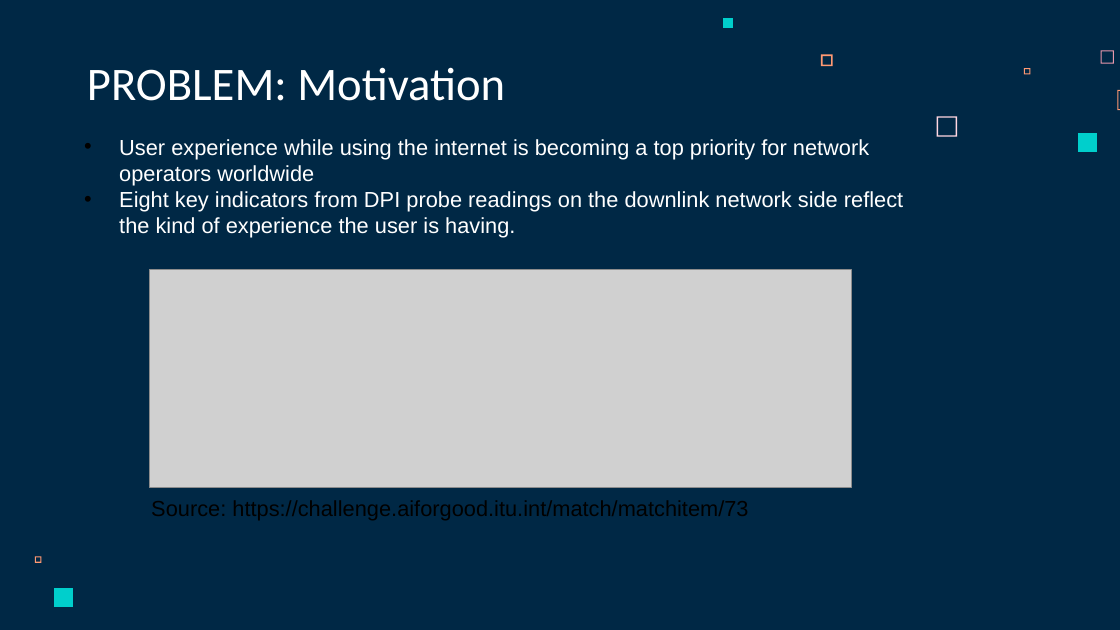
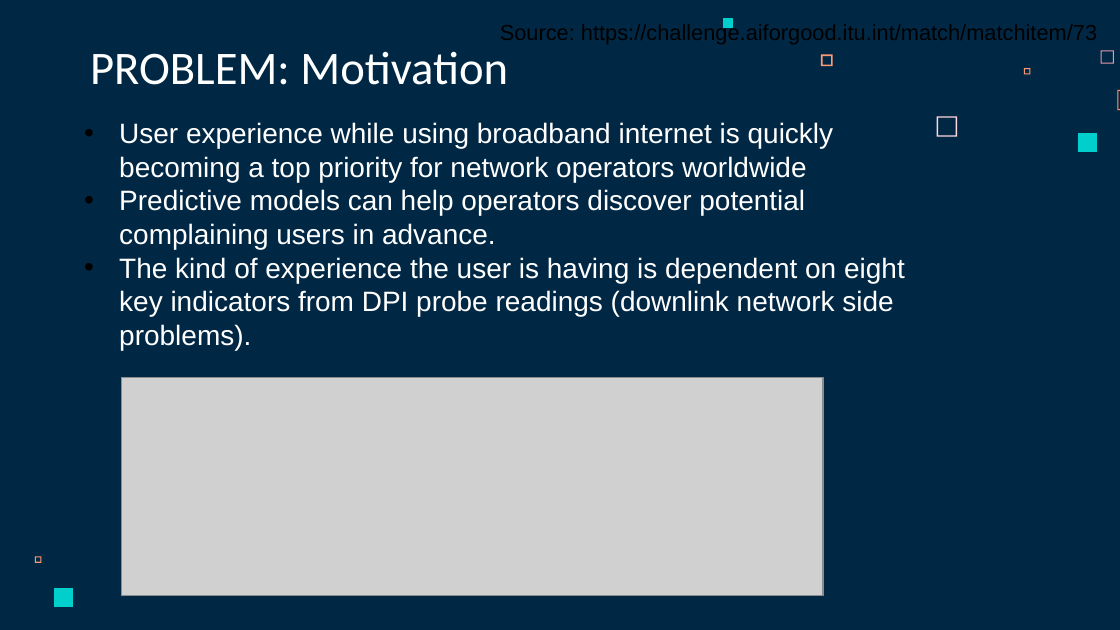
Before and after one commit to ITU-AI-ML-in-5G-Challenge/ML5G-PS-012-Xdding, a slide deck: slide 3 of ML5G-PS-012-Xdding-Presentation.pptx. Drawn at 1120x630 pixels with LibreOffice and Linux fonts; fonts in the diff are those of the drawing; grey boxes stand for pictures. Boxes give left, top, right and bottom in pixels: in the first picture for what was removed or moved away, otherwise in the second. Text is boxed around its words. In the diff, an @@ line names an element or a change of style, - is before the commit and + after.

```diff
--- a/ML5G-PS-012-Xdding-Presentation.pptx
+++ b/ML5G-PS-012-Xdding-Presentation.pptx
@@ text added at box(581, 22, 1097, 44), 14 pt, text #000000 @@
+Source: https://challenge.aiforgood.itu.int/match/matchitem/73
@@ title "PROBLEM: Motivation": place and size @@
-title "PROBLEM: Motivation" at box(87, 67, 505, 101)
+title "PROBLEM: Motivation" at box(90, 51, 508, 85)
@@ text at box(119, 122, 905, 350): text changed; size 14 to 18 pt @@
-• User experience while using the internet is becoming a top priority for network operators worldwide
-• Eight key indicators from DPI probe readings on the downlink network side reflect the kind of experience the user is having.
+• User experience while using broadband internet is quickly becoming a top priority for network operators worldwide
+• Predictive models can help operators discover potential complaining users in advance.
+• The kind of experience the user is having is dependent on eight key indicators from DPI probe readings (downlink network side problems).
@@ picture: place and size @@
-picture at box(150, 269, 851, 487)
+picture at box(121, 377, 822, 596)
```
Also in this commit, not shown: 11 other slides changed, 3 slides added, 2 slides removed, 1 other file.
